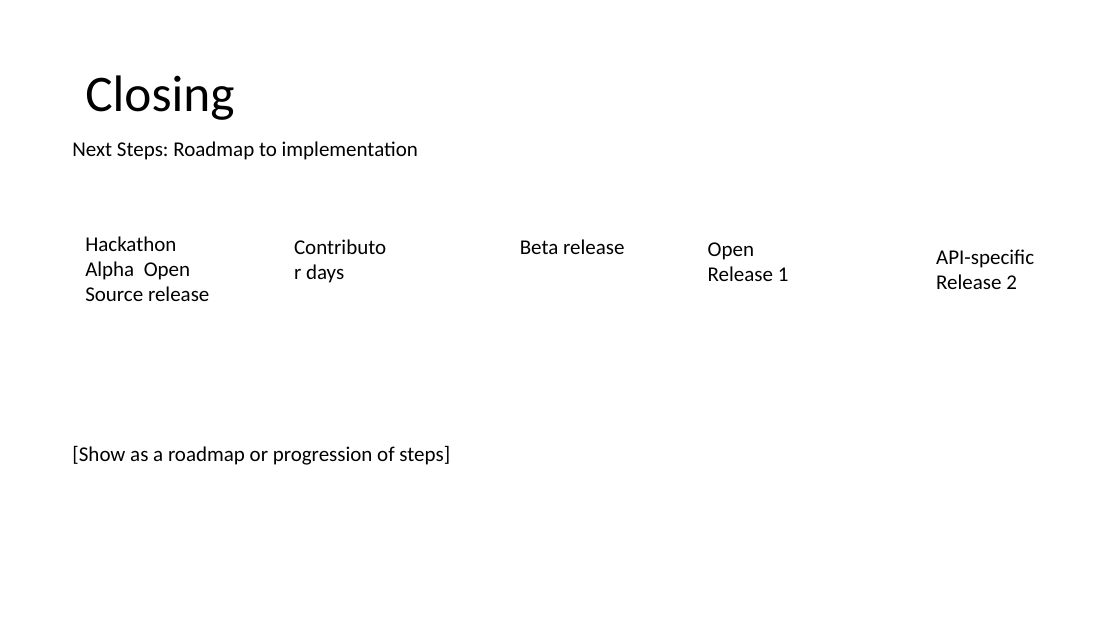
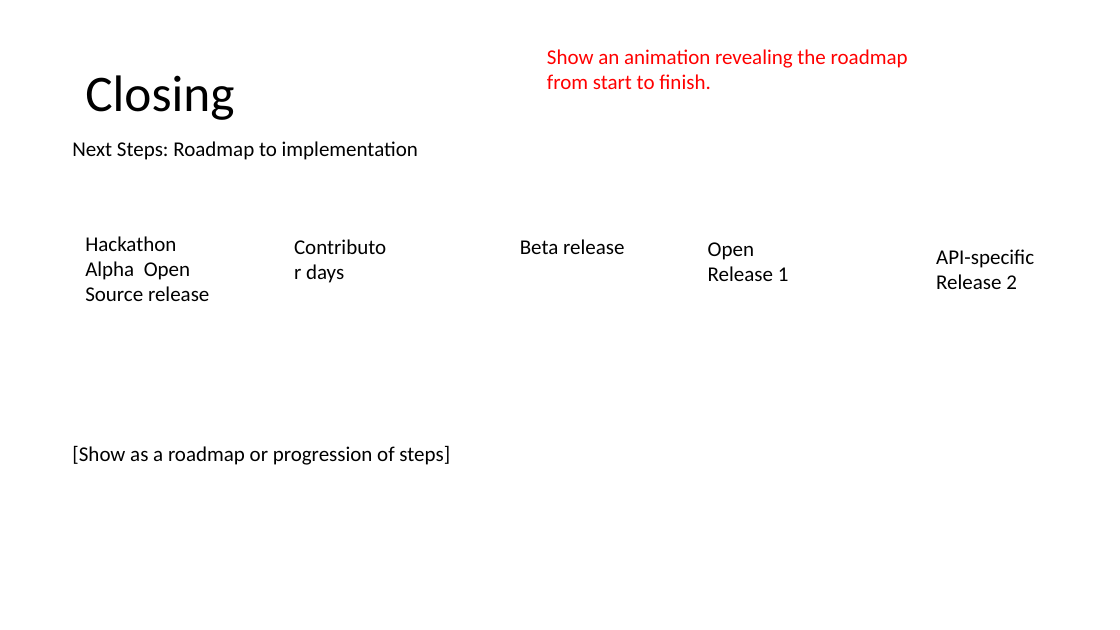
Before and after one commit to dxc-technology/AI-Remote-Worker-Assistant, a slide deck: slide 7 of Creative/Ulster Bank Hackathon Pitch Deck.pptx. Drawn at 1120x630 pixels with LibreOffice and Linux fonts; fonts in the diff are those of the drawing. Boxes give left, top, right and bottom in pixels: in the first picture for what was removed or moved away, otherwise in the second. Text is boxed around its words. In the diff, an @@ line names an element or a change of style, - is before the commit and + after.

```diff
--- a/Creative/Ulster Bank Hackathon Pitch Deck.pptx
+++ b/Creative/Ulster Bank Hackathon Pitch Deck.pptx
@@ text added at [547, 49, 908, 89], 18 pt, text #FF0000 @@
+Show an animation revealing the roadmap from start to finish.
```
Also in this commit, not shown: 4 other slides changed, 2 other files.
